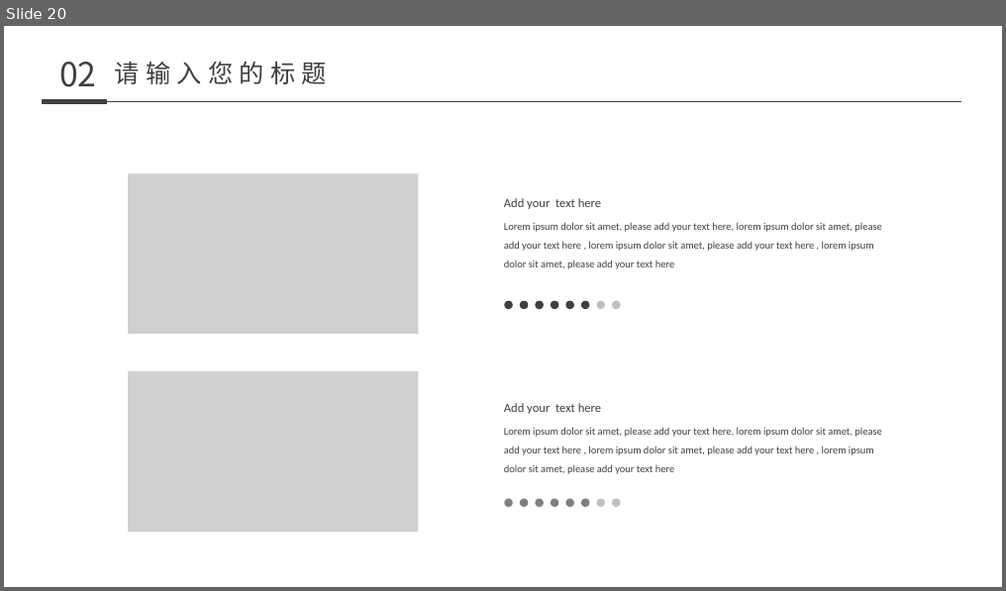
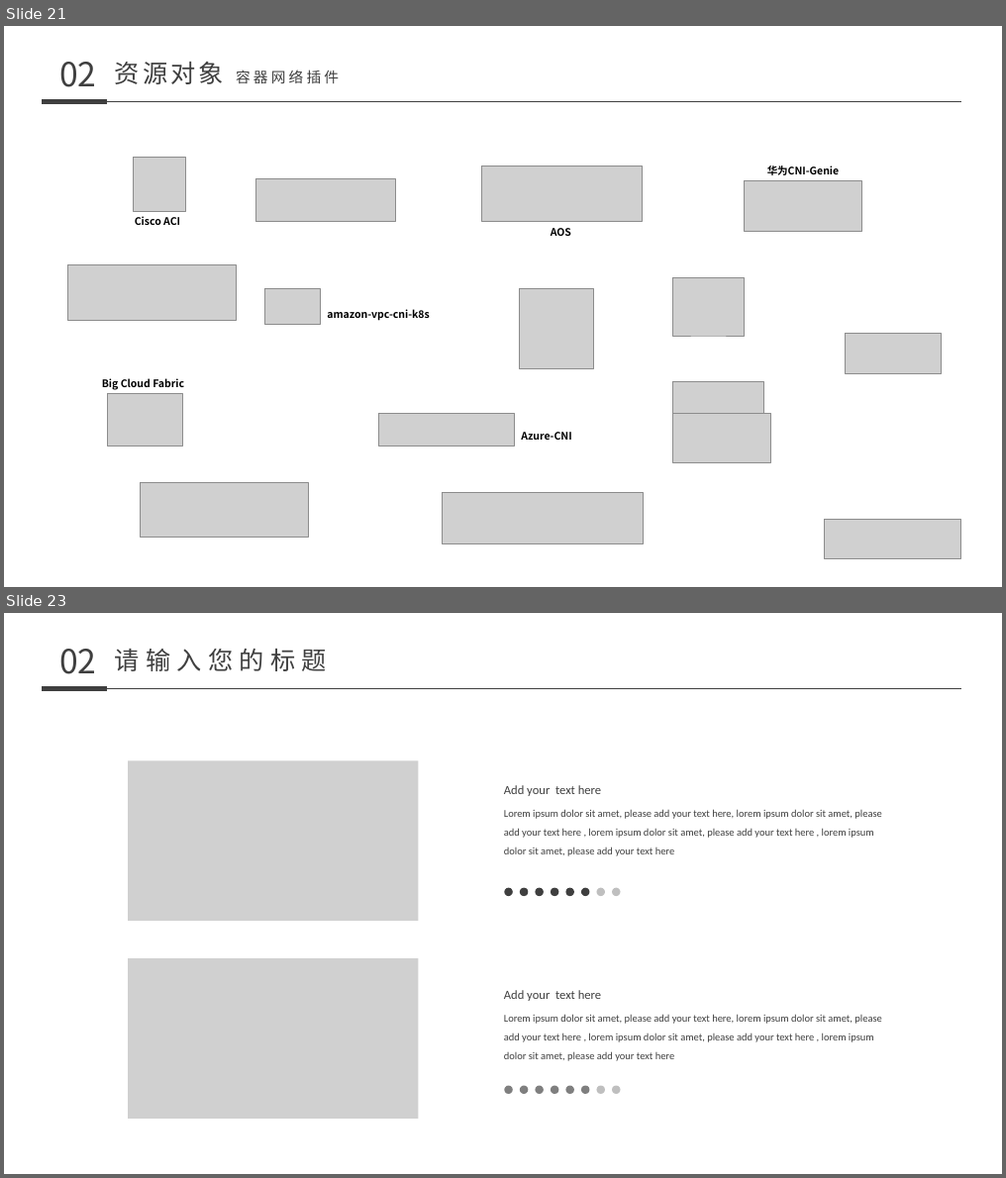
Before and after one commit to nutionMedivn/Kubernetes-training-camp, a slide deck: 基础/008-011 kubernetes.pptx. Shown one above the other, each under a label of ours: slide 20 before the commit, slides 21 and 23 after it; the slides between them are not shown. The pictures are 1006x591 and 1006x1178 pixels, drawn with LibreOffice and Linux fonts; fonts in the diff are those of the drawing; grey boxes stand for pictures. Boxes give left, top, right and bottom in pixels: in the first picture for what was removed or moved away, otherwise in the second. Text is boxed around its words. In the diff, an @@ line names an element or a change of style, - is before the commit and + after.

```diff
--- a/基础/008-011 kubernetes.pptx
+++ b/基础/008-011 kubernetes.pptx
@@ slide 21 added at [4, 26, 1002, 587], background #FFFFFF @@
@@ text added at [59, 62, 96, 87], 32 pt, text #3F3F3F @@
+02
@@ text added at [115, 62, 339, 84], 14 pt, text #3F3F3F @@
+资源对象 容器网络插件
@@ line added from (43, 101) to (107, 101), #3F3F3F 4.5 pt @@
@@ line added from (107, 101) to (961, 101), #3F3F3F 0.5 pt @@
@@ picture added at [133, 157, 185, 211] @@
@@ picture added at [481, 166, 642, 222] @@
@@ text added at [767, 166, 840, 175], 10 pt, text #000000, bold @@
+华为CNI-Genie
@@ picture added at [255, 178, 395, 221] @@
@@ picture added at [745, 181, 861, 232] @@
@@ text added at [135, 216, 180, 225], 10 pt, text #000000, bold @@
+Cisco ACI
@@ text added at [550, 228, 571, 236], 10 pt, text #000000, bold @@
+AOS
@@ picture added at [67, 266, 236, 320] @@
@@ picture added at [265, 288, 320, 325] @@
@@ picture added at [519, 288, 594, 370] @@
@@ picture added at [672, 277, 745, 336] @@
@@ text added at [327, 309, 429, 321], 10 pt, text #000000, bold @@
+amazon-vpc-cni-k8s
@@ picture added at [845, 333, 941, 374] @@
@@ text added at [102, 378, 184, 390], 10 pt, text #000000, bold @@
+Big Cloud Fabric
@@ picture added at [107, 394, 182, 447] @@
@@ picture added at [672, 382, 764, 413] @@
@@ picture added at [379, 413, 514, 446] @@
@@ text added at [521, 432, 571, 440], 10 pt, text #000000, bold @@
+Azure-CNI
@@ picture added at [672, 413, 770, 463] @@
@@ picture added at [141, 483, 309, 537] @@
@@ picture added at [443, 493, 643, 544] @@
@@ picture added at [825, 520, 961, 559] @@
@@ what was slide 20 is now slide 23 @@
```
Also in this commit, not shown: 2 slides changed, 3 other slides added, 1 slide removed.
